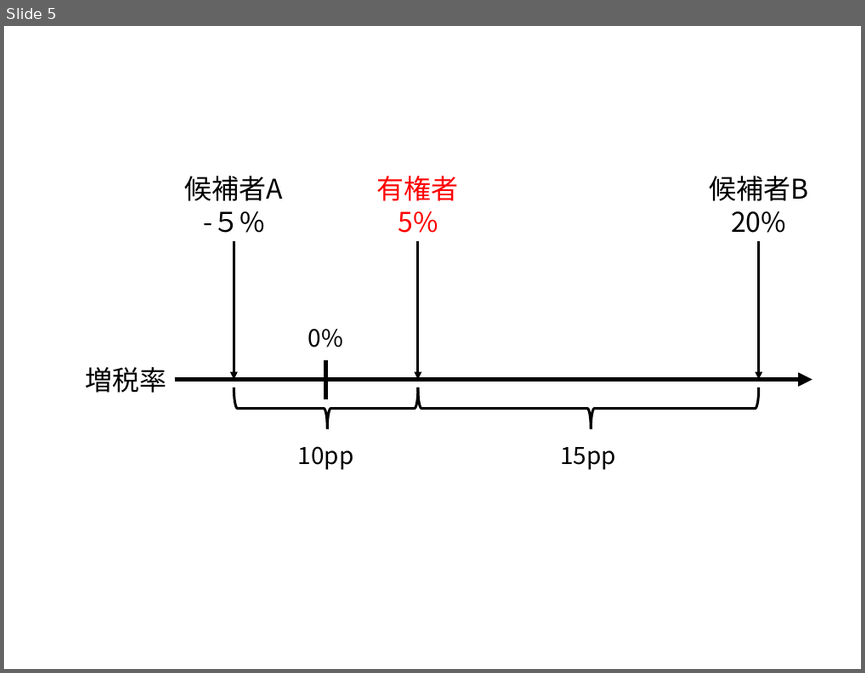
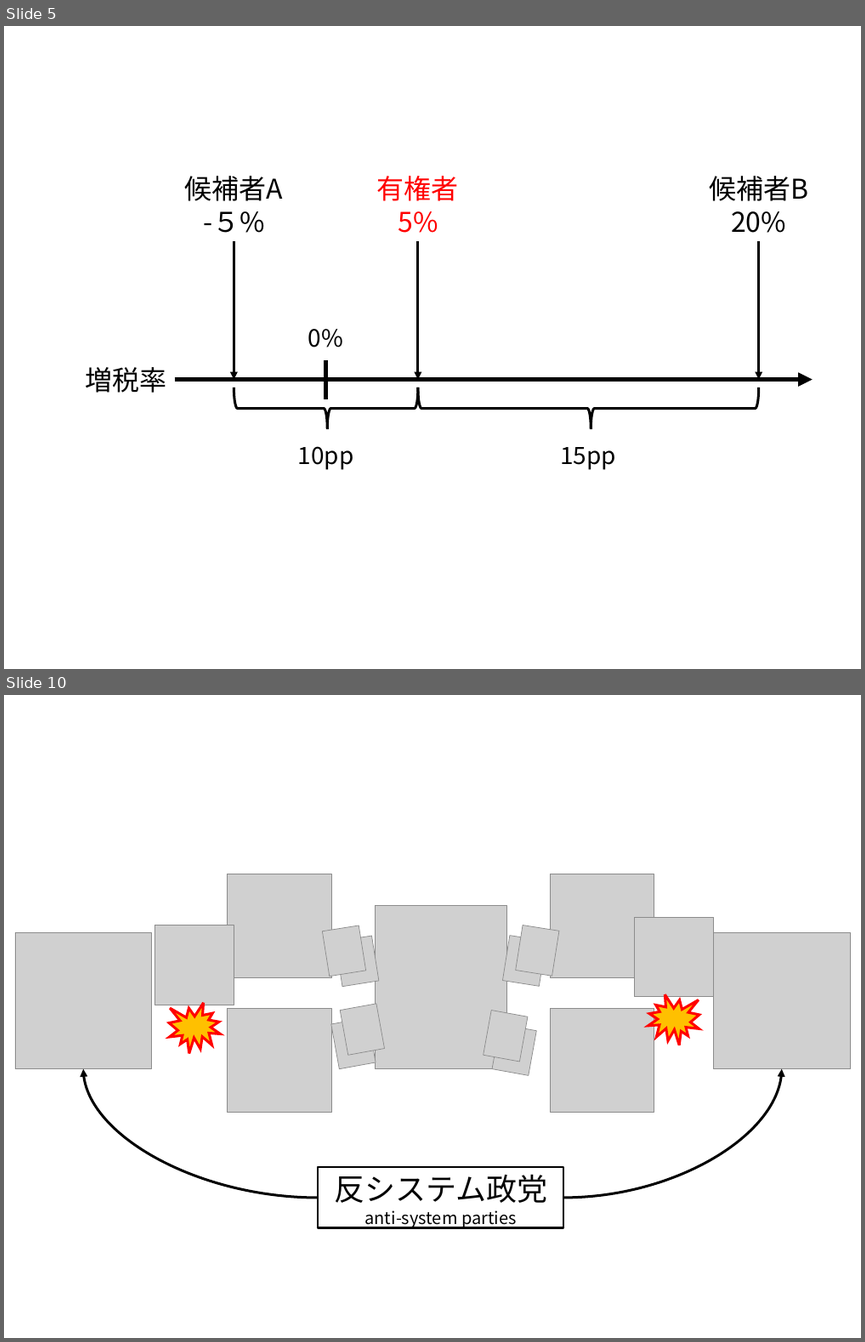
Before and after one commit to junpei-suzuki/PP-2026-Komazawa, a slide deck: figs/DIYfigures_pp.pptx. Shown one above the other, each under a label of ours: slide 5 before the commit, slides 5 and 10 after it; the slides between them are not shown. The pictures are 865x673 and 865x1342 pixels, drawn with LibreOffice and Linux fonts; fonts in the diff are those of the drawing; grey boxes stand for pictures. Boxes give left, top, right and bottom in pixels: in the first picture for what was removed or moved away, otherwise in the second. Text is boxed around its words. In the diff, an @@ line names an element or a change of style, - is before the commit and + after.

Commit message:
Added 09/Party System

```diff
--- a/figs/DIYfigures_pp.pptx
+++ b/figs/DIYfigures_pp.pptx
@@ slide 10 added at <box>4,695,861,1338</box>, background #FFFFFF @@
@@ group added at <box>15,873,850,1227</box>: 17 pictures, 2 irregular seals, 2 curved arrows, 1 rectangle @@
+反システム政党
+anti-system parties
```
Also in this commit, not shown: 1 slide changed, 4 other slides added, 41 other files.
